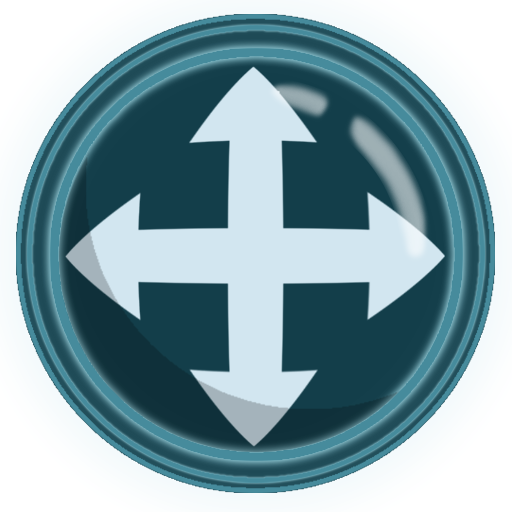
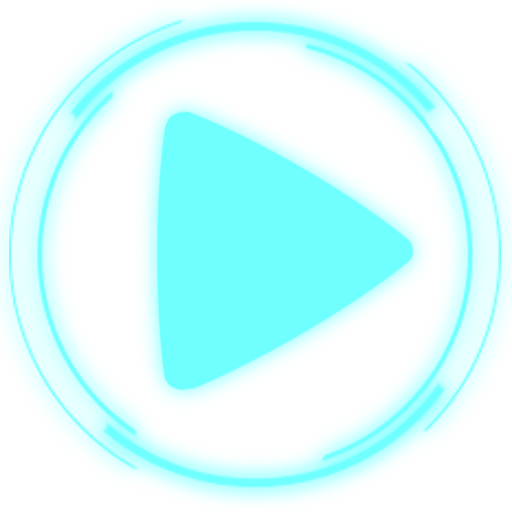
Two versions of the same layered image (512×512). Layer-by-layer changes:
removed layer "Layer 2" (was multiply, 22%) over <box>59,153,401,452</box>
removed layer "Ellipse 2" (was screen, 59%) over <box>268,80,432,265</box>
removed layer "Ellipse 1 copy 4" over <box>52,50,461,459</box>
removed layer "Ellipse 1 copy 3" over <box>27,25,485,483</box>
removed layer "Ellipse 1 copy 2" over <box>16,14,495,493</box>
added layer "Polygon 1" above "Polygon 1 copy" over <box>157,105,414,391</box>
added layer "Polygon 1 copy" above "Ellipse 1 copy 7" over <box>131,87,437,414</box>
renamed "Rectangle 1" to "Ellipse 1 copy 7", showed it, moved it above "Ellipse 1 copy 8", painted on it, unmasked it over <box>9,9,501,498</box>
removed layer "Polygon 1 copy 4" over <box>65,66,445,447</box>
renamed "Rectangle 1 copy" to "Ellipse 1 copy 8", showed it, painted on it, unmasked it over <box>0,0,512,512</box>
renamed "Ellipse 3 copy 2" to "Ellipse 1 copy 6", showed it, painted on it over <box>0,0,512,512</box>
removed layer "Ellipse 1 copy 5" over <box>16,14,495,493</box>
